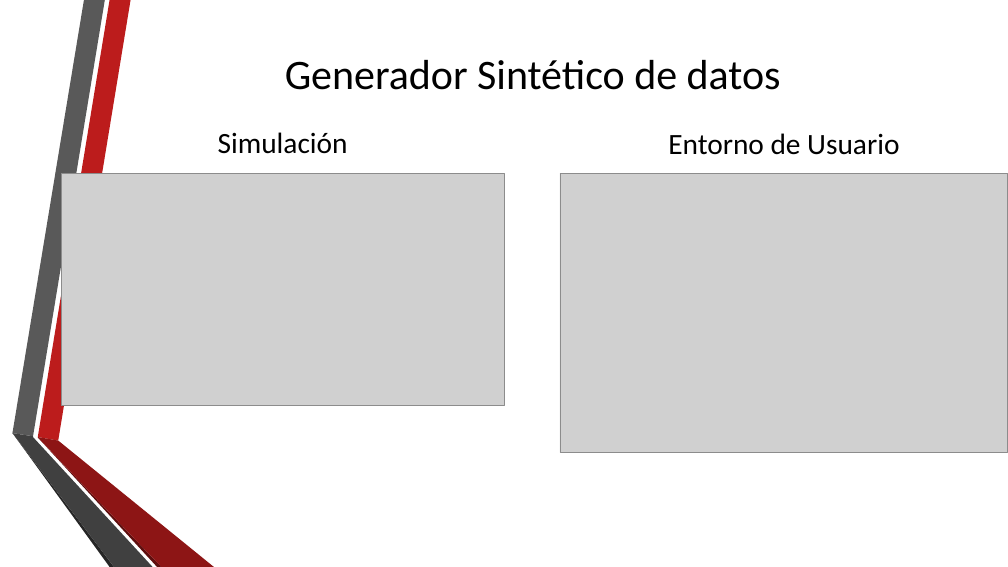
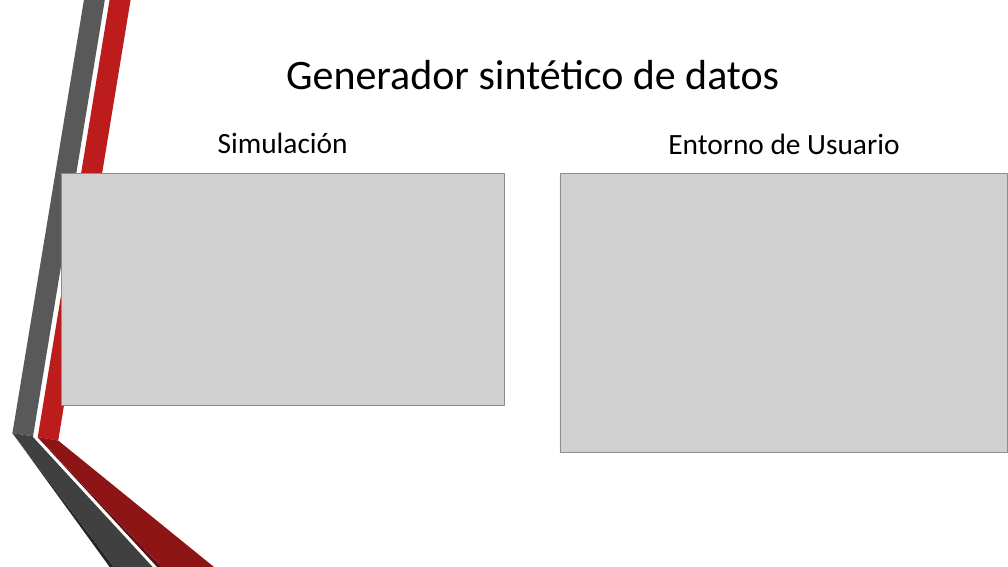
Before and after one commit to jaur001/Simulator, a slide deck: slide 13 of Presentacion TFG.pptx (slide 14 before the commit). Drawn at 1008x567 pixels with LibreOffice and Linux fonts; fonts in the diff are those of the drawing; grey boxes stand for pictures; background and template pictures are left out. Boxes give left, top, right and bottom in pixels: in the first picture for what was removed or moved away, otherwise in the second. Text is boxed around its words. In the diff, an @@ line names an element or a change of style, - is before the commit and + after.

```diff
--- a/Presentacion TFG.pptx
+++ b/Presentacion TFG.pptx
@@ title at (286,60,779,90): text changed @@
-Generador Sintético de datos
+Generador sintético de datos
```
Also in this commit, not shown: 7 other slides changed, 7 slides added, 8 slides removed.
